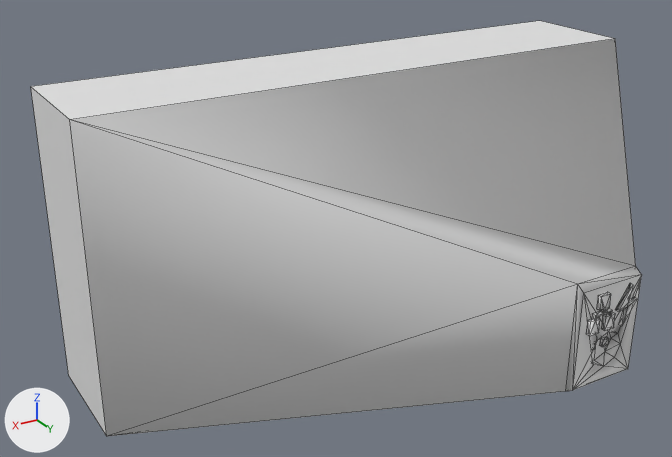
A saved change to the FBX model 功能模块之立体文字装饰/原始模型与纹理文件/居住/居住fbx.fbx.
The view is the same before and after, from a 50 mm camera at (0.431, 0.003, -1.1) aimed at (-0.26, -1.149, -1.675). Lighting does not change. The marker at lower left points along +X, +Y and +Z. The picture after the commit comes second. Mesh edges are drawn as thin lines. Where no turn or scale is listed for an object, it has been applied to the vertices.

Objects in the first picture: '基板.001', '数据电力两用接口'.
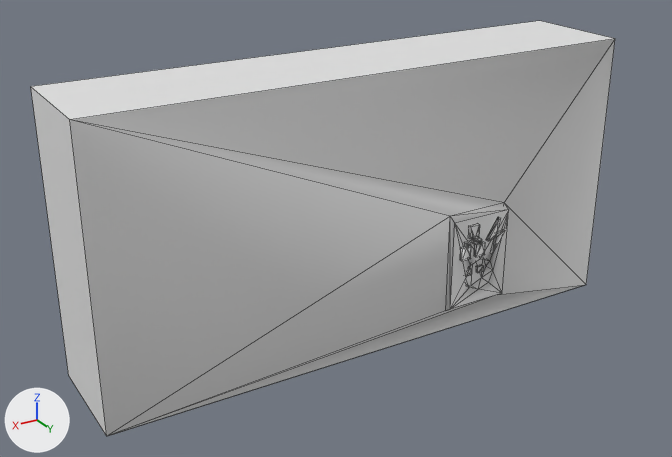
The edits, one by one:
me_structureairconditioner_001 is used by ob_数据电力两用接口; location (-0.377, -1.191, -1.701).
Before the commit, vertices of me_structureairconditioner_001: 0 (-0.053, 0.484, -0.052), 1 (-0.053, 0.495, -0.044) at pixel (628, 368), 2 (-0.053, 0.495, 0.092) at pixel (641, 274), 3 (-0.053, 0.484, 0.099) at pixel (635, 266), 4 (0.045, 0.484, -0.052) at pixel (565, 391).
Before the commit, vertices of me_structureairconditioner_001: 5 (0.045, 0.495, -0.044) at pixel (572, 390), 6 (0.045, 0.484, 0.099) at pixel (577, 284), 7 (0.045, 0.495, 0.092) at pixel (583, 293), 8 (0.012, 0.478, -0.018), 9 (-0.006, 0.478, -0.025) at pixel (594, 360).
Before the commit, vertices of me_structureairconditioner_001: 10 (-0.006, 0.495, -0.025) at pixel (603, 366), 11 (0.012, 0.495, -0.018) at pixel (593, 364), 12 (0.012, 0.495, 0.018) at pixel (597, 340), 13 (0.012, 0.478, 0.018), 14 (0.019, 0.478, 0.0).
Before the commit, vertices of me_structureairconditioner_001: 15 (0.019, 0.495, 0.0) at pixel (591, 354), 16 (-0.006, 0.495, 0.025) at pixel (608, 331), 17 (-0.006, 0.478, 0.025), 18 (-0.024, 0.495, 0.018) at pixel (617, 333), 19 (-0.024, 0.478, 0.018).
Before the commit, vertices of me_structureairconditioner_001: 20 (-0.031, 0.495, 0.0) at pixel (620, 343), 21 (-0.031, 0.478, 0.0) at pixel (610, 338), 22 (-0.024, 0.495, -0.018) at pixel (614, 357), 23 (-0.024, 0.478, -0.018) at pixel (604, 351).
me_structureairconditioner_001 had 106 vertices, 159 faces and spanned x -0.5..0.5, y 0.0..0.5, z -0.25..0.25.
me_structureairconditioner_001 now has 106 vertices, 159 faces and spans x -0.5..0.5, y 0.0..0.25, z -0.25..0.25.
me_structureairconditioner_001 part 1: the loose piece of 8 vertices spanning x -0.022..-0.012, y 0.478..0.483, z -0.005..0.005 is moved by (0.0, -0.25, 0.0).
me_structureairconditioner_001 part 2: the loose piece of 12 vertices spanning x -0.045..-0.014, y 0.495..0.5, z 0.03..0.086 is moved by (0.0, -0.25, 0.0).
me_structureairconditioner_001 part 3: the loose piece of 50 vertices spanning x -0.009..0.033, y 0.495..0.5, z 0.032..0.083 is moved by (0.0, -0.25, 0.0).
Part 4, on me_structureairconditioner_001:
Vertices 0 to 23 of me_structureairconditioner_001 move by (0.0, -0.25, 0.0).
Other edits to the shape of me_structureairconditioner_001 do not show in these pictures.

Pixel boxes [x1, y1, x2, y2] of what changed, in the pictures (672 x 457 px; the box of a moved part takes in the faces that stretch with it):
'数据电力两用接口', reshaped: before [70, 39, 642, 436]; after [70, 39, 615, 436]
part 1 of me_structureairconditioner_001, moved or reshaped: before [600, 337, 609, 347]; after [476, 265, 483, 273]
part 2 of me_structureairconditioner_001, moved or reshaped: before [616, 283, 637, 326]; after [486, 217, 505, 254]
part 3 of me_structureairconditioner_001, moved or reshaped: before [586, 292, 615, 336]; after [460, 224, 485, 261]
part 4 of me_structureairconditioner_001, moved or reshaped: before [70, 39, 642, 436]; after [70, 39, 615, 436]
